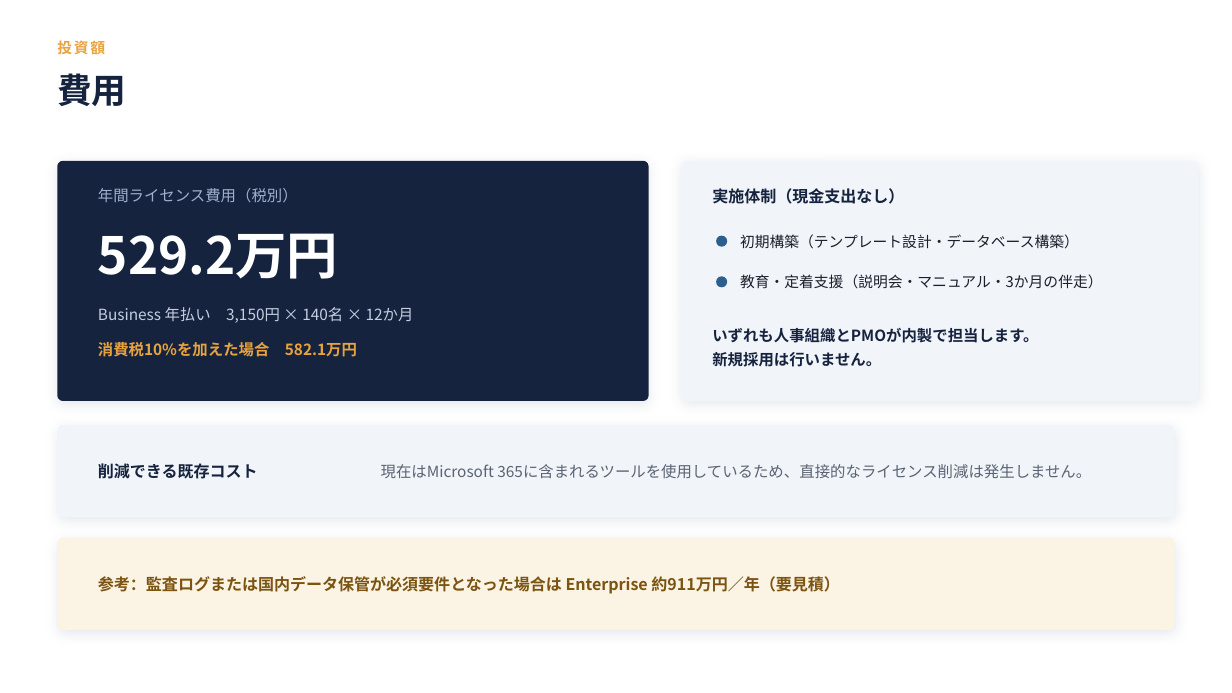
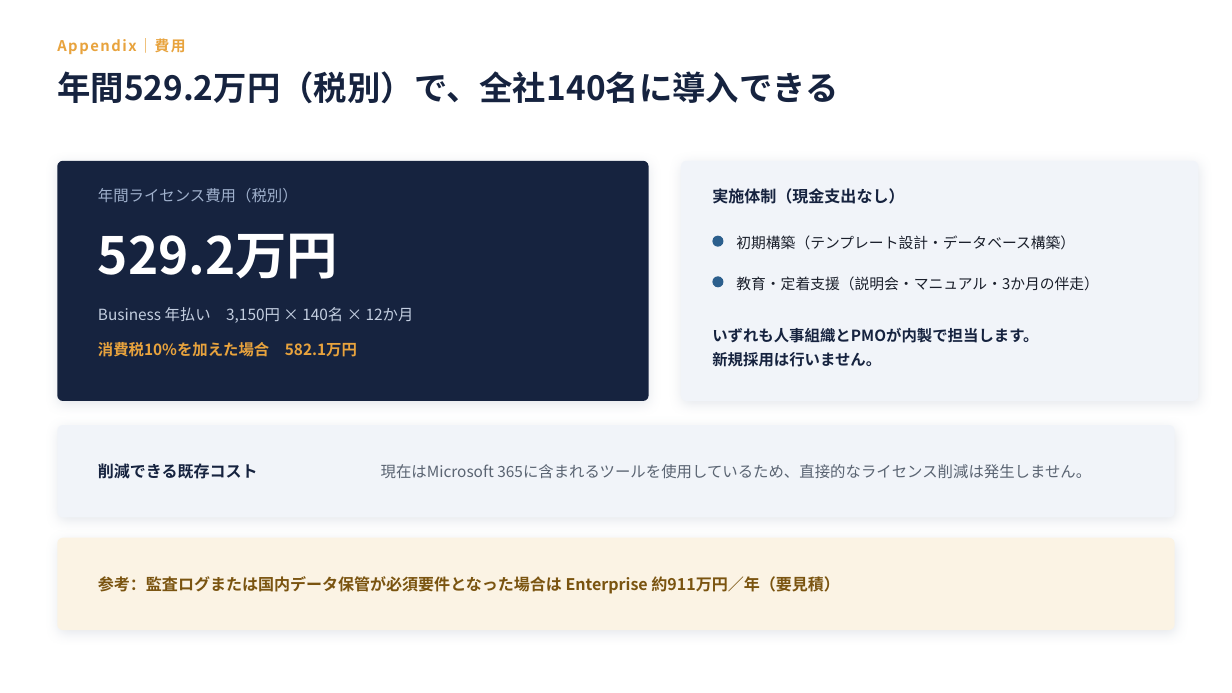
Before and after one commit to nii-d/claude-test, a slide deck: slide 13 of slides/notion-proposal.pptx (slide 21 before the commit). Drawn at 1232x693 pixels with LibreOffice and Linux fonts; fonts in the diff are those of the drawing. Boxes give left, top, right and bottom in pixels: in the first picture for what was removed or moved away, otherwise in the second. Text is boxed around its words. In the diff, an @@ line names an element or a change of style, - is before the commit and + after.

```diff
--- a/slides/notion-proposal.pptx
+++ b/slides/notion-proposal.pptx
@@ text at box(57, 38, 185, 54): text changed @@
-投資額
+Appendix｜費用
@@ text at box(57, 71, 839, 103): text changed; size 27 to 26 pt @@
-費用
+年間529.2万円（税別）で、全社140名に導入できる
@@ text "初期構築（テンプレート設計・データベース構築）" at box(736, 235, 1075, 250): line spacing 1 to 16pt @@
@@ text "教育・定着支援（説明会・マニュアル・3か月の伴走）" at box(736, 276, 1099, 291): line spacing 1 to 16pt @@
```
Also in this commit, not shown: 14 other slides changed, 6 slides added, 11 slides removed, 3 other files.
